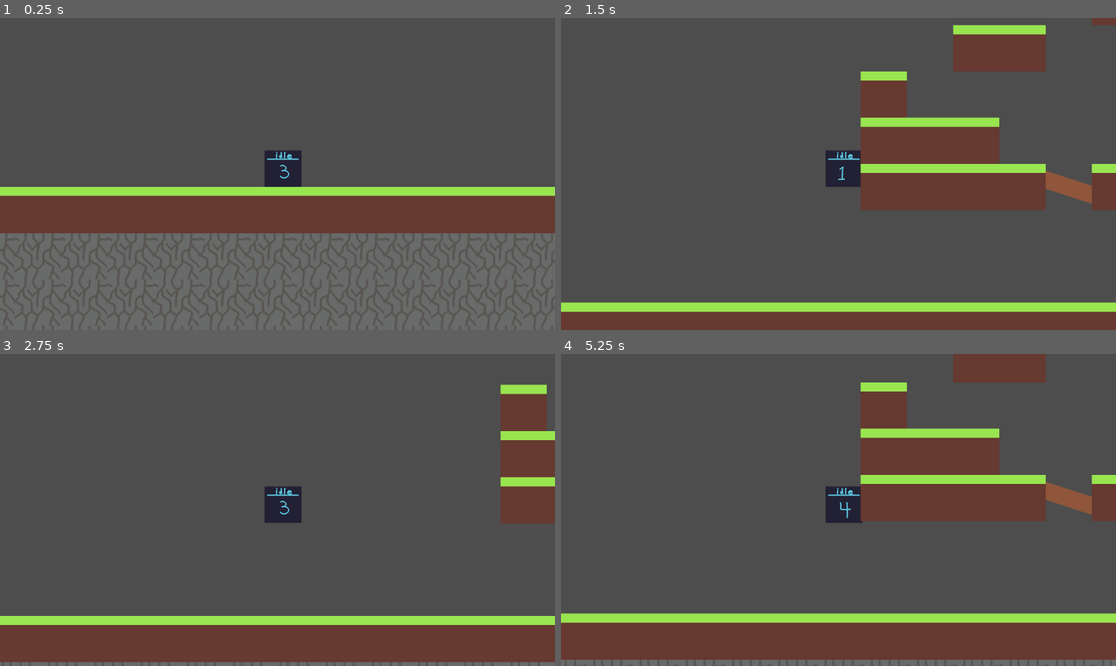
Above: before the commit, frames 1-4 (two rows, left to right).
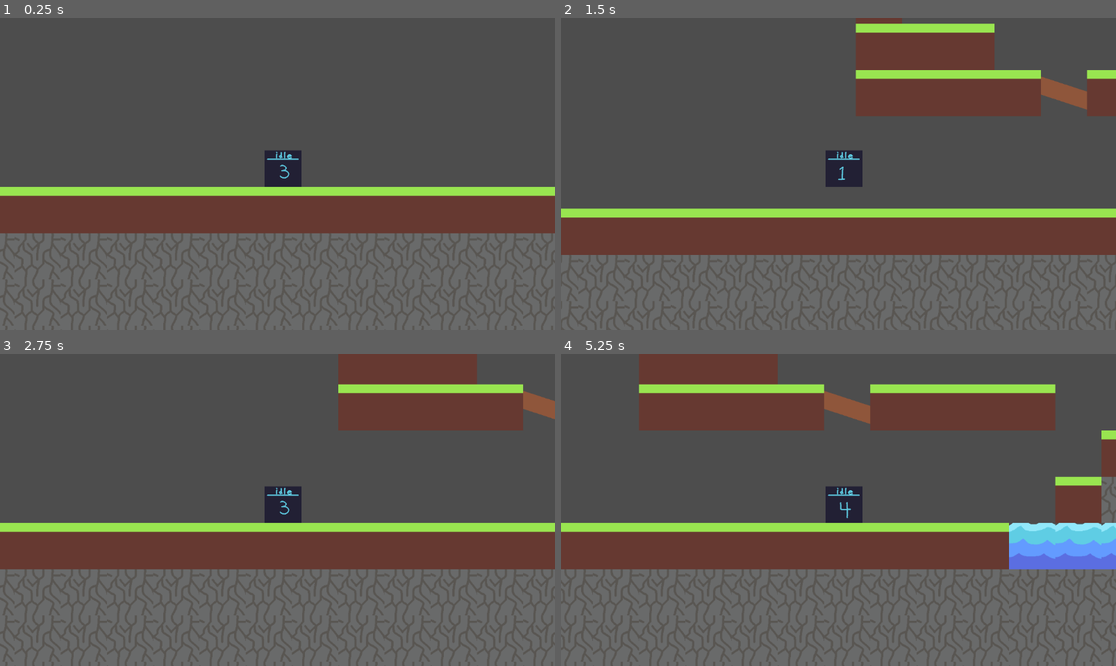
Above: after the commit, the same moments.

Repository: JSilva95307/GodotTechDemo
Game: Godot game, scene res://Scenes/level_1.tscn
Same seed, same stepped clock (60 frames per second), same inputs: the game is played once before the commit and once after it.
Inputs:
- Up to frame 1 (0.25 s): no input
- Up to frame 2 (1.5 s): tap Enter (ui_accept) at 0.5, 0.6 s; hold Right (ui_right) from 0.53 s (still down); tap Space (Player_Jump, bound only after the commit) at 0.77, 0.8, 1.07, 1.35 s
- Up to frame 3 (2.75 s): tap Space (Player_Jump, bound only after the commit) at 1.52, 1.82, 2.3 s; tap Enter (ui_accept) at 1.55, 2.1 s; release Right (ui_right) at 2.03 s; hold Left (ui_left) from 2.03 s (still down)
- Up to frame 4 (5.25 s): release Left (ui_left) at 2.78 s; hold Right (ui_right) 2.78-4.28 s; tap Enter (ui_accept) at 2.85, 4.35, 5.1 s; tap Space (Player_Jump, bound only after the commit) at 3.02, 3.32, 3.6, 3.77, 4.07, 4.52, 4.82 s; hold Left (ui_left) 4.28-5.03 s; hold Right (ui_right) from 5.03 s (still down)

The runs differ from the first frame. In frame 2, 53% of the frame differs, in the area x 0-100%, y 0-100%; in frame 3, 50%; in frame 4, 63%, in the area x 0-100%, y 0-98%.

Commit message:
Edited Inputs
I found the input system and added an input for space specifically, I also messed with the jump ability so that you now have the ability to control how high you can jump with holding the space bar.

Diff:
--- a/Scenes/player.gd
+++ b/Scenes/player.gd
@@ -1,18 +1,25 @@
 extends CharacterBody2D
 
 
-const SPEED = 1000.0
-const JUMP_VELOCITY = -800.0
+const SPEED = 800.0
+const JUMP_VELOCITY = -1000.0
+var LetSpaceGo = false
+func _physics_process(delta: float) -> void:
+
+	# Add the gravity.
+	if not is_on_floor():
+		velocity += get_gravity() * delta * 2
 
 
-func _physics_process(delta: float) -> void:
-	# Add the gravity.
-	if not is_on_floor():
-		velocity += get_gravity() * delta
+	# Handle jump.
+	if Input.is_action_just_pressed("Player_Jump") and is_on_floor():
+		velocity.y = JUMP_VELOCITY
+		LetSpaceGo = false
 
-	# Handle jump.
-	if Input.is_action_just_pressed("ui_accept") and is_on_floor():
-		velocity.y = JUMP_VELOCITY
+	# Handle Jump Height
+	if Input.is_action_just_released("Player_Jump") and !LetSpaceGo:
+		velocity.y = 0 #get_real_velocity().y * 0.25;
+		LetSpaceGo = true
 
 	# Get the input direction and handle the movement/deceleration.
 	# As good practice, you should replace UI actions with custom gameplay actions.
--- a/project.godot
+++ b/project.godot
@@ -14,3 +14,21 @@
 run/main_scene="res://Scenes/level_1.tscn"
 config/features=PackedStringArray("4.3", "Forward Plus")
 config/icon="res://icon.svg"
+
+[input]
+
+ui_accept={
+"deadzone": 0.5,
+"events": [Object(InputEventKey,"resource_local_to_scene":false,"resource_name":"","device":0,"window_id":0,"alt_pressed":false,"shift_pressed":false,"ctrl_pressed":false,"meta_pressed":false,"pressed":false,"keycode":4194309,"physical_keycode":0,"key_label":0,"unicode":0,"location":0,"echo":false,"script":null)
+, Object(InputEventKey,"resource_local_to_scene":false,"resource_name":"","device":0,"window_id":0,"alt_pressed":false,"shift_pressed":false,"ctrl_pressed":false,"meta_pressed":false,"pressed":false,"keycode":4194310,"physical_keycode":0,"key_label":0,"unicode":0,"location":0,"echo":false,"script":null)
+]
+}
+Player_Jump={
+"deadzone": 0.5,
+"events": [Object(InputEventKey,"resource_local_to_scene":false,"resource_name":"","device":0,"window_id":0,"alt_pressed":false,"shift_pressed":false,"ctrl_pressed":false,"meta_pressed":false,"pressed":false,"keycode":32,"physical_keycode":0,"key_label":0,"unicode":0,"location":0,"echo":false,"script":null)
+]
+}
+
+[physics]
+
+2d/default_gravity=1000.0
